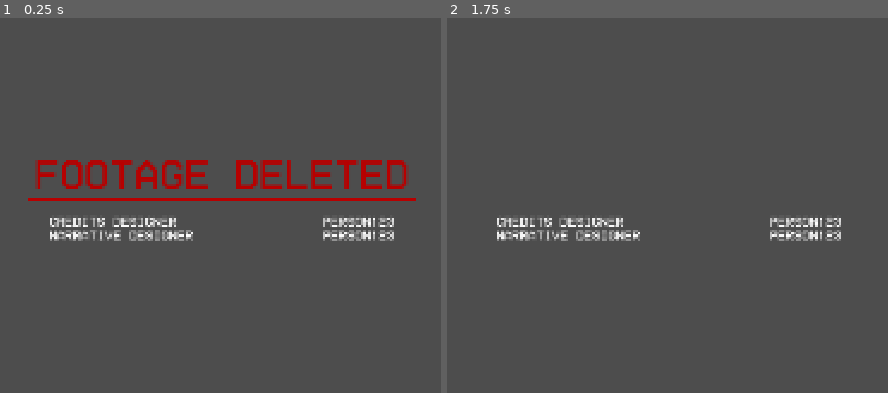
Above: before the commit, frames 1-2 (left to right).
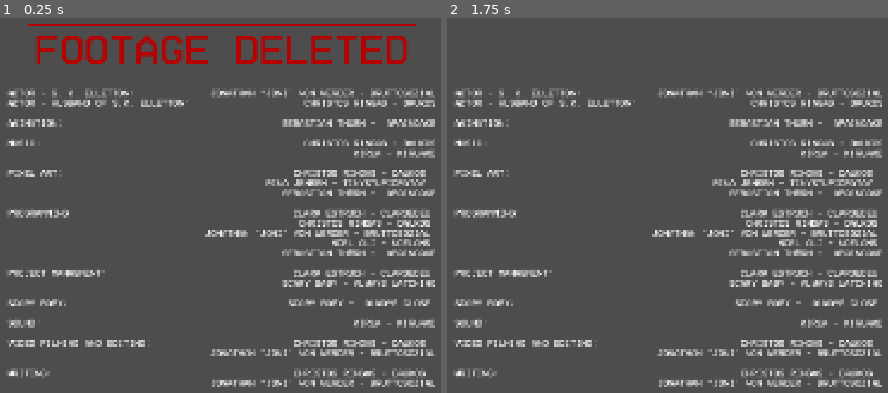
Above: after the commit, the same moments.

Repository: bruttosozial/FoundAndLost
Game: Godot game, scene res://Scenes/credits.tscn
Same seed, same stepped clock (60 frames per second), same inputs: the game is played once before the commit and once after it. This scene is started directly instead of the project's main scene. Sound files missing from this copy of the repository are replaced by a short silence.
Inputs:
- Up to frame 1 (0.25 s): no input
- Up to frame 2 (1.75 s): tap Enter at 0.5 s; hold D (right) 0.53-1.28 s; tap E (interact) at 0.6, 1.35 s; hold S (down) from 1.28 s (still down)

The runs differ from the first frame. In frame 1, 19% of the frame differs, in the area x 1-99%, y 1-99%; in frame 2, 12%.

Commit message:
The Credits fit like the glove that got OJ Acquitted

Diff:
--- a/Scenes/credits.tscn
+++ b/Scenes/credits.tscn
@@ -6,15 +6,15 @@
 [ext_resource type="AudioStream" uid="uid://lvo2m1n3qiyk" path="res://Assets/Sound/divorce-music-solo.wav" id="4_1bamb"]
 
 [node name="Credits" type="MarginContainer" unique_id=655081398]
+custom_maximum_size = Vector2(1920, 1080)
 anchors_preset = 15
 anchor_right = 1.0
 anchor_bottom = 1.0
 grow_horizontal = 2
 grow_vertical = 2
 theme_override_constants/margin_left = 100
-theme_override_constants/margin_top = 100
+theme_override_constants/margin_top = 50
 theme_override_constants/margin_right = 100
-theme_override_constants/margin_bottom = 100
 script = ExtResource("1_ccovl")
 
 [node name="CenterContainer" type="CenterContainer" parent="." unique_id=858860992]
@@ -23,19 +23,28 @@
 [node name="VBoxContainer" type="VBoxContainer" parent="CenterContainer" unique_id=58974287]
 layout_mode = 2
 
-[node name="FootageDeleted" type="PanelContainer" parent="CenterContainer/VBoxContainer" unique_id=464159366]
+[node name="HBoxContainer" type="HBoxContainer" parent="CenterContainer/VBoxContainer" unique_id=1607938412]
+layout_mode = 2
+size_flags_vertical = 3
+offset_transform_enabled = true
+
+[node name="Control" type="Control" parent="CenterContainer/VBoxContainer/HBoxContainer" unique_id=1645224877]
+layout_mode = 2
+size_flags_horizontal = 3
+
+[node name="FootageDeleted" type="PanelContainer" parent="CenterContainer/VBoxContainer/HBoxContainer" unique_id=464159366]
 layout_mode = 2
 offset_transform_enabled = true
 theme = ExtResource("1_gryuy")
 
-[node name="MarginContainer" type="MarginContainer" parent="CenterContainer/VBoxContainer/FootageDeleted" unique_id=1723990131]
+[node name="MarginContainer" type="MarginContainer" parent="CenterContainer/VBoxContainer/HBoxContainer/FootageDeleted" unique_id=1723990131]
 layout_mode = 2
 theme_override_constants/margin_left = 15
 theme_override_constants/margin_top = 15
 theme_override_constants/margin_right = 15
 theme_override_constants/margin_bottom = 15
 
-[node name="RichTextLabel" type="RichTextLabel" parent="CenterContainer/VBoxContainer/FootageDeleted/MarginContainer" unique_id=2078990385]
+[node name="RichTextLabel" type="RichTextLabel" parent="CenterContainer/VBoxContainer/HBoxContainer/FootageDeleted/MarginContainer" unique_id=2078990385]
 layout_mode = 2
 theme_override_colors/default_color = Color(0.7176471, 0, 0, 1)
 theme_override_fonts/normal_font = ExtResource("1_r18jl")
@@ -43,35 +52,223 @@
 text = "FOOTAGE DELETED"
 fit_content = true
 autowrap_mode = 0
-
-[node name="PanelContainer" type="Control" parent="CenterContainer/VBoxContainer" unique_id=410134692]
-custom_minimum_size = Vector2(30, 30)
-layout_mode = 2
-
-[node name="MarginContainer" type="MarginContainer" parent="CenterContainer/VBoxContainer" unique_id=650053296]
+horizontal_alignment = 1
+
+[node name="Control2" type="Control" parent="CenterContainer/VBoxContainer/HBoxContainer" unique_id=2132944092]
+layout_mode = 2
+size_flags_horizontal = 3
+
+[node name="MarginContainer2" type="MarginContainer" parent="CenterContainer/VBoxContainer" unique_id=1206472047]
+visible = false
 layout_mode = 2
 theme_override_constants/margin_left = 50
 theme_override_constants/margin_right = 50
 
+[node name="HBoxContainer" type="HBoxContainer" parent="CenterContainer/VBoxContainer/MarginContainer2" unique_id=2129870147]
+visible = false
+layout_mode = 2
+offset_transform_enabled = true
+offset_transform_scale = Vector2(0.75, 0.75)
+
+[node name="credit_roles" type="Label" parent="CenterContainer/VBoxContainer/MarginContainer2/HBoxContainer" unique_id=504980294]
+propagate_maximum_size = true
+layout_mode = 2
+size_flags_horizontal = 3
+size_flags_vertical = 1
+theme_override_fonts/font = ExtResource("1_r18jl")
+theme_override_font_sizes/font_size = 32
+text = "Actor - S. K. Elletton:
+Actor - Husband of S.K. Elletton:
+
+Animation:
+
+Music:
+
+
+Pixel Art:
+
+
+
+Project Managment:
+"
+
+[node name="Control" type="Control" parent="CenterContainer/VBoxContainer/MarginContainer2/HBoxContainer" unique_id=1619622589]
+custom_minimum_size = Vector2(100, 30)
+layout_mode = 2
+
+[node name="credit_names" type="Label" parent="CenterContainer/VBoxContainer/MarginContainer2/HBoxContainer" unique_id=836861131]
+propagate_maximum_size = true
+layout_mode = 2
+size_flags_horizontal = 3
+theme_override_fonts/font = ExtResource("1_r18jl")
+theme_override_font_sizes/font_size = 32
+text = "Jonathan “Joni” von Werder - bruttosozial
+Christos Ringas - daukos
+
+Sebastian Thörn -  aPaincake
+
+Christos Ringas - daukos
+Kirua - Kiruaxd
+
+Christos Ringas - daukos
+Rina Jensen - TinyStupidRatay
+Sebastian Thörn -  aPaincake
+
+Clara Estruch - clardedeu
+Scary Baby - always watching"
+horizontal_alignment = 2
+
+[node name="MarginContainer" type="MarginContainer" parent="CenterContainer/VBoxContainer" unique_id=650053296]
+layout_mode = 2
+size_flags_vertical = 3
+offset_transform_scale = Vector2(0.6, 0.6)
+theme_override_constants/margin_left = 50
+theme_override_constants/margin_top = 30
+theme_override_constants/margin_right = 50
+
 [node name="HBoxContainer" type="HBoxContainer" parent="CenterContainer/VBoxContainer/MarginContainer" unique_id=2004700471]
 layout_mode = 2
+offset_transform_enabled = true
 
 [node name="credit_roles" type="Label" parent="CenterContainer/VBoxContainer/MarginContainer/HBoxContainer" unique_id=1536717054]
 propagate_maximum_size = true
 layout_mode = 2
 size_flags_horizontal = 3
 theme_override_fonts/font = ExtResource("1_r18jl")
-theme_override_font_sizes/font_size = 32
-text = "CREDITS DESIGNER
-NARRATIVE DESIGNER"
+theme_override_font_sizes/font_size = 22
+text = "Actor - S. K. Elletton:
+Actor - Husband of S.K. Elletton:
+
+Animation:
+
+Music:
+
+
+Pixel Art:
+
+
+
+Programming:
+
+
+
+
+
+Project Managment:
+
+
+Scary Baby:
+
+Sound:
+
+Video Filming and Editing:
+
+
+Writing:
+"
+
+[node name="Control" type="Control" parent="CenterContainer/VBoxContainer/MarginContainer/HBoxContainer" unique_id=440844964]
+custom_minimum_size = Vector2(30, 30)
+layout_mode = 2
+size_flags_horizontal = 3
 
 [node name="credit_names" type="Label" parent="CenterContainer/VBoxContainer/MarginContainer/HBoxContainer" unique_id=46260399]
-layout_mode = 2
-size_flags_horizontal = 3
-theme_override_fonts/font = ExtResource("1_r18jl")
-theme_override_font_sizes/font_size = 32
-text = "PERSON123
-PERSON123"
+propagate_maximum_size = true
+layout_mode = 2
+size_flags_horizontal = 3
+theme_override_fonts/font = ExtResource("1_r18jl")
+theme_override_font_sizes/font_size = 22
+text = "Jonathan “Joni” von Werder - bruttosozial
+Christos Ringas - daukos
+
+Sebastian Thörn -  aPaincake
+
+Christos Ringas - daukos
+Kirua - Kiruaxd
+
+Christos Ringas - daukos
+Rina Jensen - TinyStupidRatay
+Sebastian Thörn -  aPaincake
+
+Clara Estruch - clardedeu
+Christos Ringas - daukos
+Jonathan “Joni” von Werder - bruttosozial
+Noel Ali - noelams
+Sebastian Thörn -  aPaincake
+
+Clara Estruch - clardedeu
+Scary Baby - always watching
+
+Scary Baby -  always close
+
+Kirua - Kiruaxd
+
+Christos RIngas - daukos
+Jonathan “Joni” von Werder - bruttosozial
+
+Christos RIngas - daukos
+Jonathan “Joni” von Werder - bruttosozial"
+horizontal_alignment = 2
+
+[node name="MarginContainer3" type="MarginContainer" parent="CenterContainer/VBoxContainer" unique_id=1835183644]
+visible = false
+layout_mode = 2
+theme_override_constants/margin_left = 50
+theme_override_constants/margin_right = 50
+
+[node name="HBoxContainer" type="HBoxContainer" parent="CenterContainer/VBoxContainer/MarginContainer3" unique_id=1701723587]
+layout_mode = 2
+offset_transform_enabled = true
+offset_transform_scale = Vector2(0.75, 0.75)
+
+[node name="credit_roles" type="Label" parent="CenterContainer/VBoxContainer/MarginContainer3/HBoxContainer" unique_id=1807795532]
+propagate_maximum_size = true
+layout_mode = 2
+size_flags_horizontal = 3
+theme_override_fonts/font = ExtResource("1_r18jl")
+theme_override_font_sizes/font_size = 32
+text = "Programming:
+
+
+
+
+
+Scary Baby:
+
+Sound:
+
+Video Filming and Editing:
+
+
+Writing:
+"
+
+[node name="Control" type="Control" parent="CenterContainer/VBoxContainer/MarginContainer3/HBoxContainer" unique_id=506579136]
+custom_minimum_size = Vector2(30, 30)
+layout_mode = 2
+size_flags_horizontal = 3
+
+[node name="credit_names" type="Label" parent="CenterContainer/VBoxContainer/MarginContainer3/HBoxContainer" unique_id=1075980775]
+propagate_maximum_size = true
+layout_mode = 2
+size_flags_horizontal = 3
+theme_override_fonts/font = ExtResource("1_r18jl")
+theme_override_font_sizes/font_size = 32
+text = "Clara Estruch - clardedeu
+Christos Ringas - daukos
+Jonathan “Joni” von Werder - bruttosozial
+Noel Ali - noelams
+Sebastian Thörn -  aPaincake
+
+Scary Baby -  always close
+
+Kirua - Kiruaxd
+
+Christos RIngas - daukos
+Jonathan “Joni” von Werder - bruttosozial
+
+Christos RIngas - daukos
+Jonathan “Joni” von Werder - bruttosozial"
 horizontal_alignment = 2
 
 [node name="AudioStreamPlayer2D" type="AudioStreamPlayer2D" parent="." unique_id=1768122354]
--- a/Scripts/credits.gd
+++ b/Scripts/credits.gd
@@ -1,6 +1,6 @@
 extends MarginContainer
 
-@onready var footageDeleted = $CenterContainer/VBoxContainer/FootageDeleted
+@onready var footageDeleted = $CenterContainer/VBoxContainer/HBoxContainer/FootageDeleted
 @onready var timer = $Timer
 
 # quake "FLUORESCENT FLICKER" pattern
